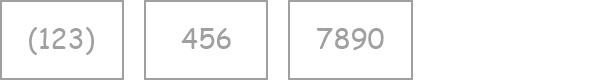
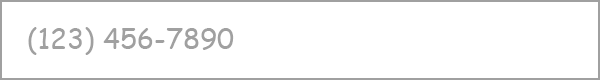
Before/after of a 600 x 80 layered artwork. What changed in the layer stack:
removed group "Group 1" (2 layers) over [28, 2, 124, 78]
removed layer "(123)" from group "Group 1" over [29, 27, 94, 55]
removed layer "Rounded Rectangle 1 copy 2" from group "Group 1" over [28, 2, 124, 78]
removed group "Group 2" (2 layers) over [144, 2, 268, 78]
removed layer "456" from group "Group 2" over [181, 28, 231, 49]
removed layer "Rounded Rectangle 1 copy" from group "Group 2" over [144, 2, 268, 78]
removed group "Group 3" (1 layers) over [316, 28, 384, 50]
removed layer "7890" from group "Group 3" over [316, 28, 384, 50]
added group "Full Width" with 2 layers over [28, 0, 600, 80]
added layer "(123) 456-7890" in group "Full Width" over [28, 27, 234, 55]
moved "Rounded Rectangle 1" into group "Full Width", painted on it over [28, 0, 600, 80]
